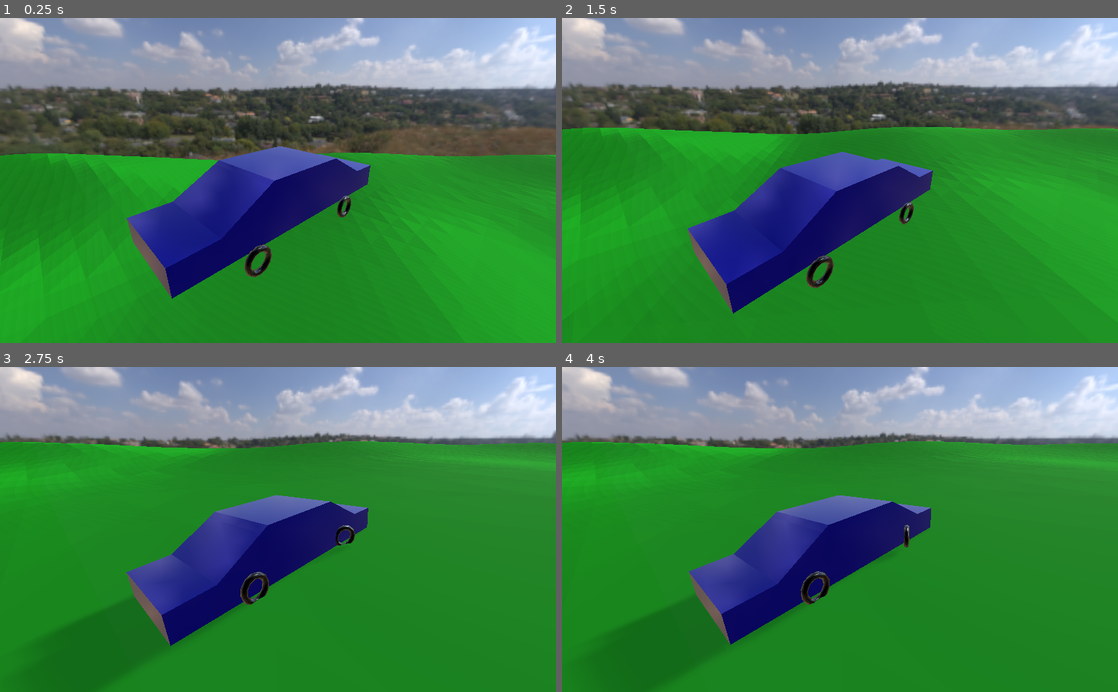
Above: before the commit, frames 1-4 (two rows, left to right).
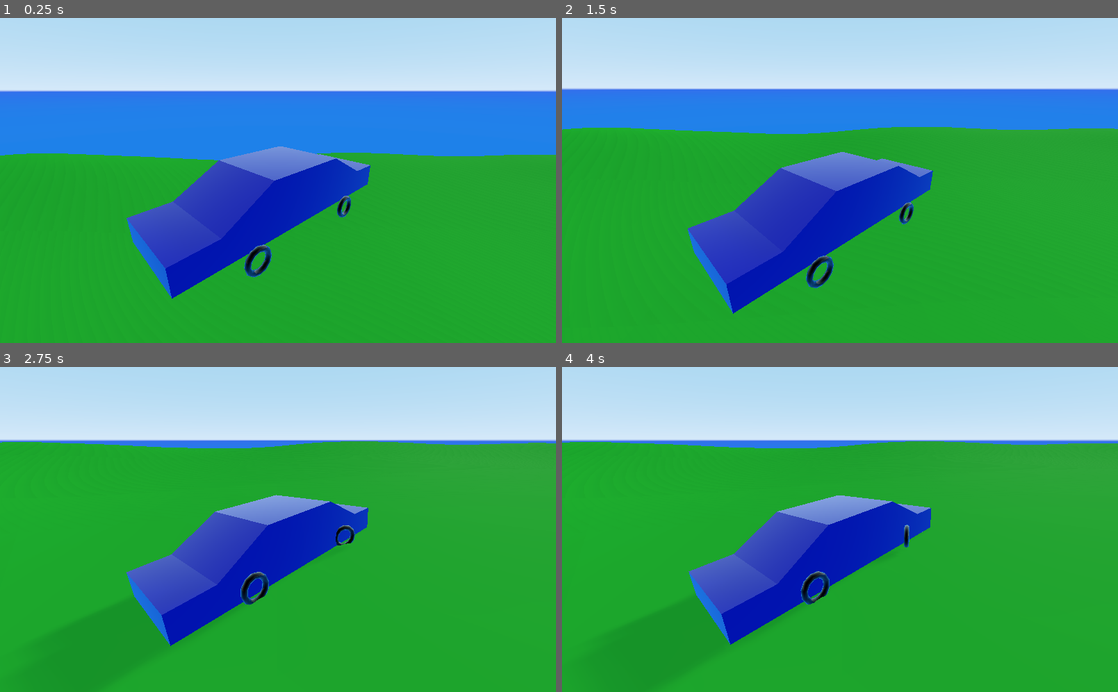
Above: after the commit, the same moments.

Repository: xrajishx/racer
Game: Godot game, scene res://Main.tscn
Two runs of this game, one before a commit and one after it. Both use one fixed random seed, a clock stepped at 60 frames per second and the inputs below.
Inputs:
- Up to frame 1 (0.25 s): no input
- Up to frame 2 (1.5 s): hold D (car_right) 0.53-1.28 s; hold S (car_backward) from 1.28 s (still down)
- Up to frame 3 (2.75 s): release S (car_backward) at 2.03 s; hold D (car_right) from 2.03 s (still down)
- Up to frame 4 (4 s): release D (car_right) at 2.78 s; hold W (car_forward) 2.78-3.53 s; hold A (car_left) from 3.53 s (still down)

The runs differ from the first frame. In frame 1, 69% of the frame differs, in the area x 0-100%, y 0-100%; in frame 2, 69%; in frame 3, 91%; in frame 4, 91%.

Commit message:
Removed the unnecessary sky hdri

Diff:
--- a/Camera.gd
+++ b/Camera.gd
@@ -9,7 +9,7 @@
 func _ready():
 	target_node = get_node(target)
 
-func _physics_process(delta):
+func _physics_process(_delta):
 	var target_position = target_node.global_transform.origin
 
 	var offset = global_transform.origin - target_position
--- a/default_env.tres
+++ b/default_env.tres
@@ -1,10 +1,8 @@
-[gd_resource type="Environment" load_steps=3 format=2]
+[gd_resource type="Environment" load_steps=2 format=2]
 
-[ext_resource path="res://assets/kloofendal_48d_partly_cloudy_1k.hdr" type="Texture" id=1]
-
-[sub_resource type="PanoramaSky" id=1]
-radiance_size = 0
-panorama = ExtResource( 1 )
+[sub_resource type="ProceduralSky" id=1]
+ground_bottom_color = Color( 0.12549, 0.509804, 0.917647, 1 )
+ground_horizon_color = Color( 0.2, 0.431373, 0.929412, 1 )
 
 [resource]
 background_mode = 2
Binary file removed: assets/kloofendal_48d_partly_cloudy_1k.hdr
Not shown, removed: assets/kloofendal_48d_partly_cloudy_1k.hdr.import
